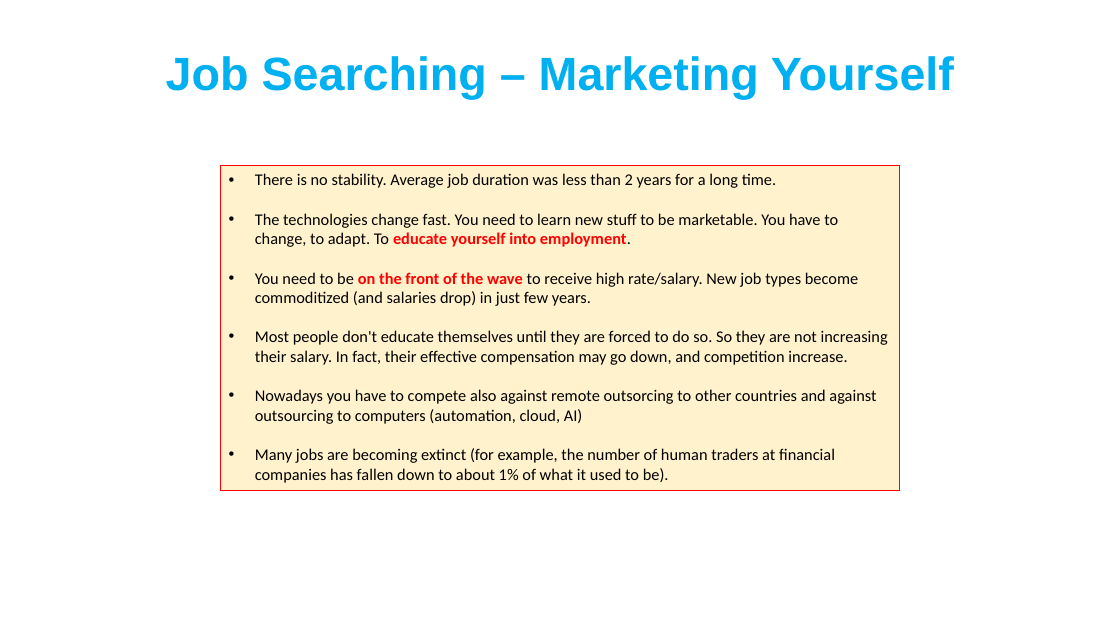
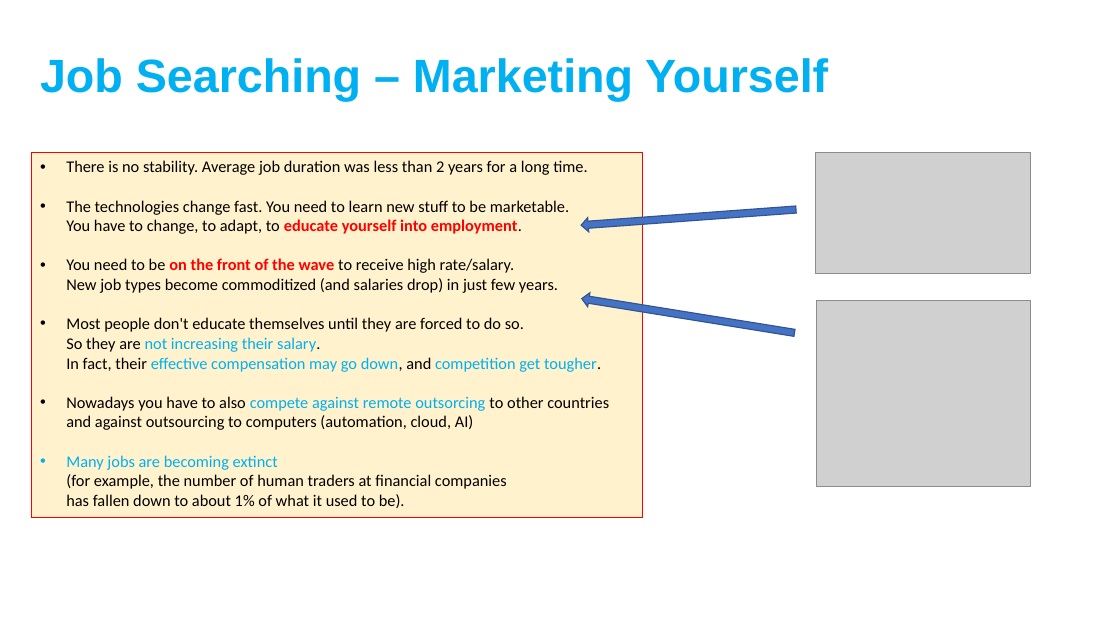
Before and after one commit to lselector/marketing, a slide deck: slide 1 of Job_Searching.pptx. Drawn at 1120x630 pixels with LibreOffice and Linux fonts; fonts in the diff are those of the drawing; grey boxes stand for pictures. Boxes give left, top, right and bottom in pixels: in the first picture for what was removed or moved away, otherwise in the second. Text is boxed around its words. In the diff, an @@ line names an element or a change of style, - is before the commit and + after.

Commit message:
update

```diff
--- a/Job_Searching.pptx
+++ b/Job_Searching.pptx
@@ text "Job Searching – Marketing Yourself": place and size @@
-text "Job Searching – Marketing Yourself" at (166, 56, 954, 99)
+text "Job Searching – Marketing Yourself" at (40, 58, 828, 101)
@@ text "Job Searching – Marketing Yourself" at (40, 58, 828, 101): alignment centre to left @@
@@ rectangle "There is no stability. Average ...": place and size @@
-rectangle "There is no stability. Average ..." at (220, 166, 900, 491)
+rectangle "There is no stability. Average ..." at (32, 152, 643, 517)
@@ picture added at (816, 152, 1031, 273) @@
@@ text in rectangle at (66, 200, 569, 234): text changed @@
-• The technologies change fast. You need to learn new stuff to be marketable. You have to change, to adapt. To educate yourself into employment.
+• The technologies change fast. You need to learn new stuff to be marketable.
+  You have to change, to adapt, to educate yourself into employment.
@@ right arrow added at (581, 202, 797, 232), fill #4472C4, outline #325491 1 pt @@
@@ right arrow added at (581, 291, 795, 340), fill #4472C4, outline #325491 1 pt @@
@@ text in rectangle at (66, 317, 609, 430): text changed @@
-• Most people don't educate themselves until they are forced to do so. So they are not increasing their salary. In fact, their effective compensation may go down, and competition increase.
-• Nowadays you have to compete also against remote outsorcing to other countries and against outsourcing to computers (automation, cloud, AI)
+• Most people don't educate themselves until they are forced to do so.
+  So they are not increasing their salary.
+  In fact, their effective compensation may go down, and competition get tougher.
+• Nowadays you have to also compete against remote outsorcing to other countries
+  and against outsourcing to computers (automation, cloud, AI)
@@ picture added at (817, 301, 1032, 486) @@
@@ text in rectangle at (66, 455, 507, 508): text colour #000000 to #00B0F0 in "Many jobs are becoming extinct" @@
```
Also in this commit, not shown: 10 other slides changed, 2 slides added.
